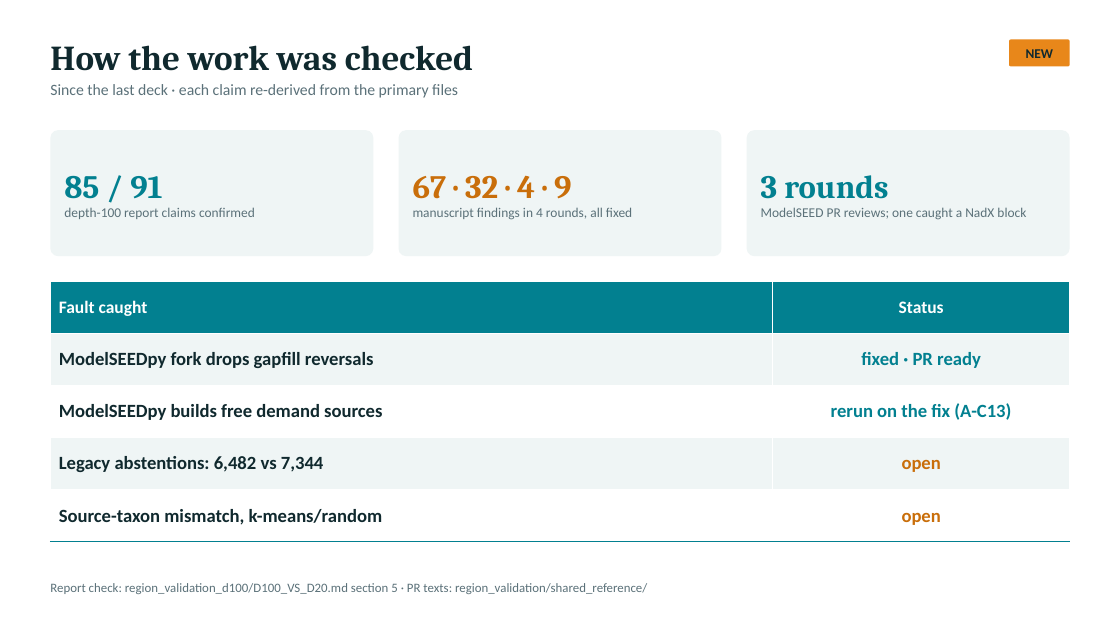
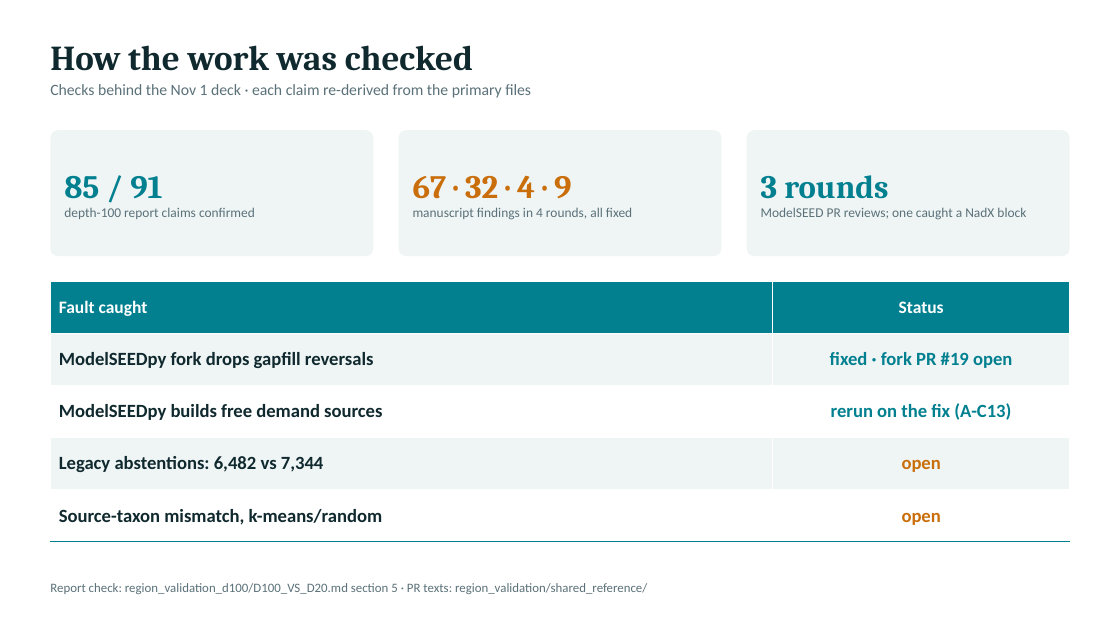
Before and after one commit to freiburgermsu/prFBA, a slide deck: slide 44 of presentations/prFBA_updates_2026-10.pptx (slide 37 before the commit). Drawn at 1120x630 pixels with LibreOffice and Linux fonts; fonts in the diff are those of the drawing. Boxes give left, top, right and bottom in pixels: in the first picture for what was removed or moved away, otherwise in the second. Text is boxed around its words. In the diff, an @@ line names an element or a change of style, - is before the commit and + after.

```diff
--- a/presentations/prFBA_updates_2026-10.pptx
+++ b/presentations/prFBA_updates_2026-10.pptx
@@ rounded rectangle removed at (1009,39,1070,66) @@
-NEW
@@ text at (50,84,531,98): text changed @@
-Since the last deck · each claim re-derived from the primary files
+Checks behind the Nov 1 deck · each claim re-derived from the primary files
@@ table at (50,281,1070,542) @@
-row 2, column 2: fixed · PR ready
+row 2, column 2: fixed · fork PR #19 open
```
Also in this commit, not shown: 11 other slides changed, 7 slides added, 7 other files.
